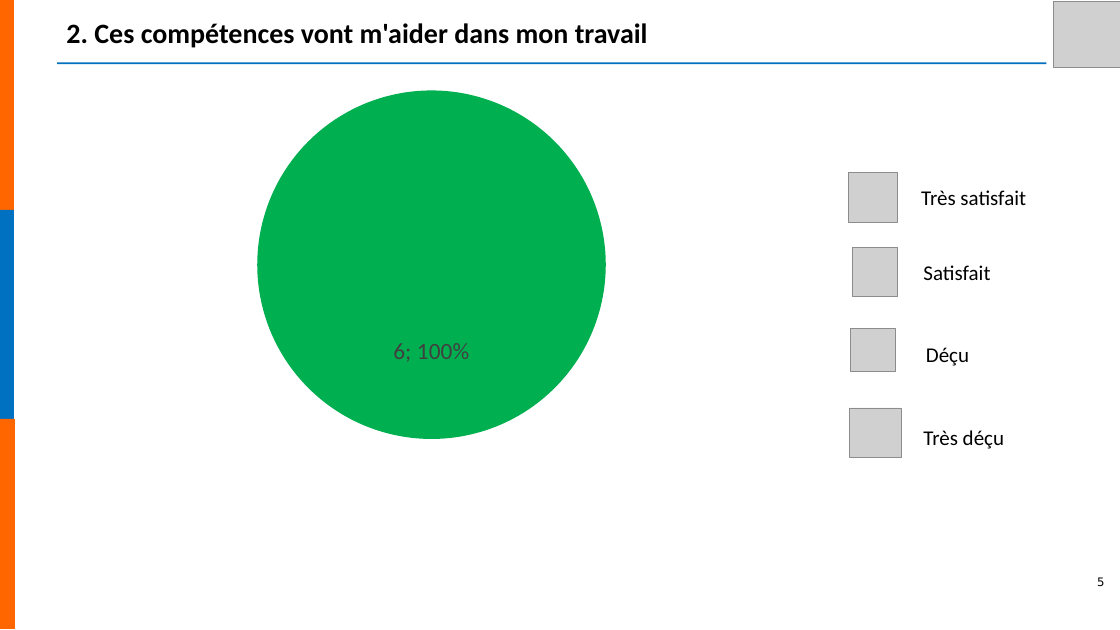
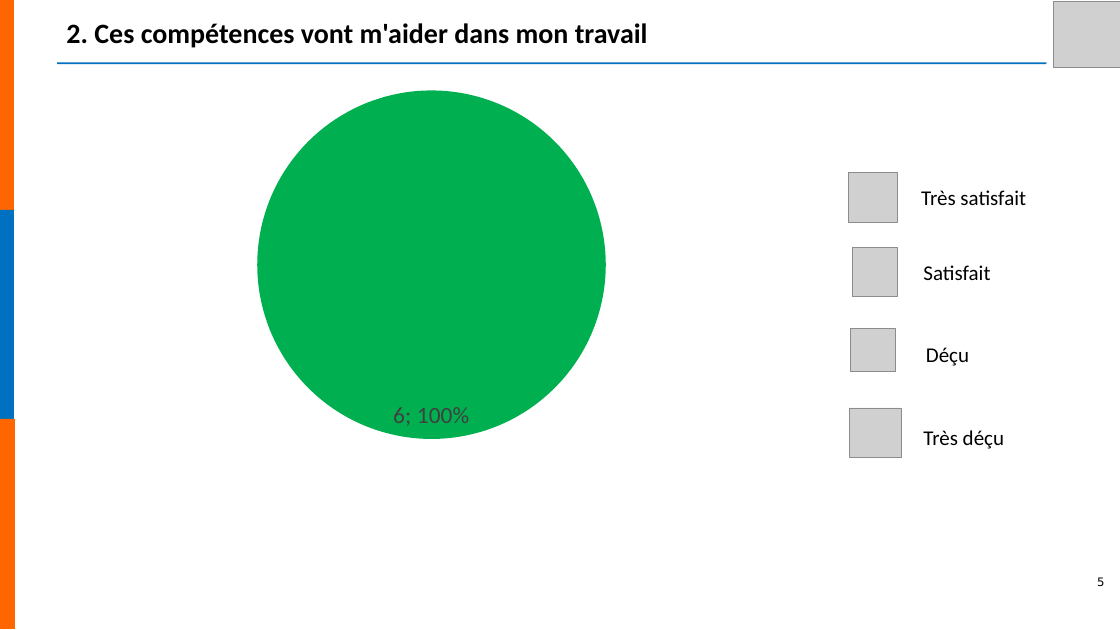
Before and after one commit to studio-catapulte/nefia-client-services, a slide deck: slide 5 of templates/analysis-block.pptx. Drawn at 1120x630 pixels with LibreOffice and Linux fonts; fonts in the diff are those of the drawing; grey boxes stand for pictures; background and template pictures are left out. Boxes give left, top, right and bottom in pixels: in the first picture for what was removed or moved away, otherwise in the second. Text is boxed around its words. In the diff, an @@ line names an element or a change of style, - is before the commit and + after.

```diff
--- a/templates/analysis-block.pptx
+++ b/templates/analysis-block.pptx
@@ pie chart at bbox=[58, 80, 805, 450] @@
@@ data labels of Series 1 changed @@
```
Also in this commit, not shown: 9 other slides changed, 1 other file.
